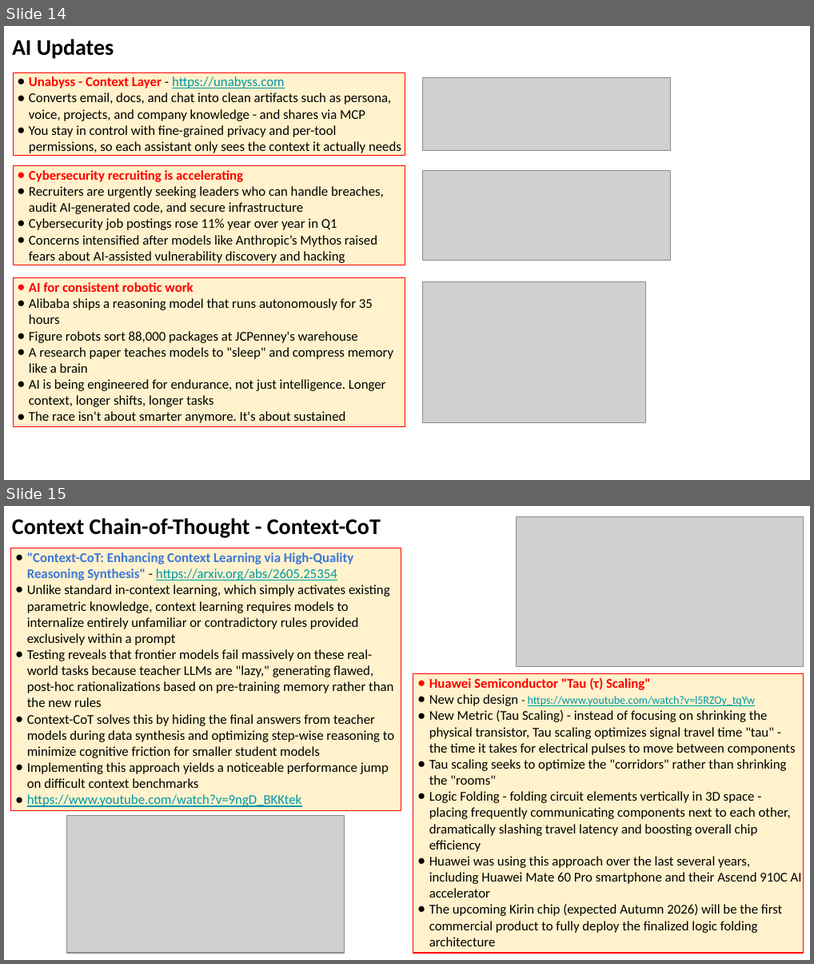
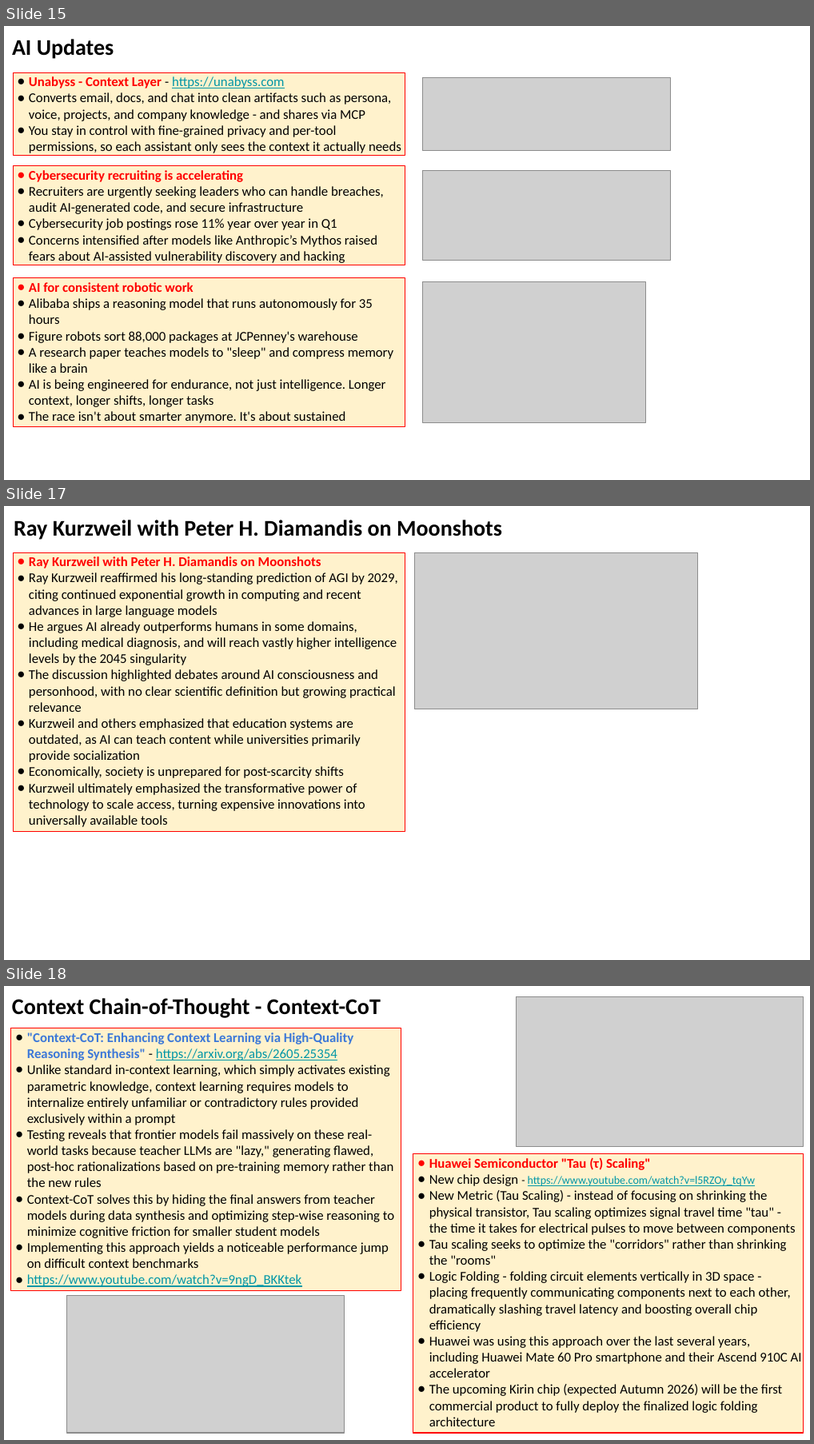
Before and after one commit to lselector/seminar, a slide deck: 2026/2026-06-05-AI-Updates.pptx. Shown one above the other, each under a label of ours: slides 14 and 15 before the commit, slides 15, 17 and 18 after it; the slides between them are not shown. The pictures are 814x964 and 814x1444 pixels, drawn with LibreOffice and Linux fonts; fonts in the diff are those of the drawing; grey boxes stand for pictures. Boxes give left, top, right and bottom in pixels: in the first picture for what was removed or moved away, otherwise in the second. Text is boxed around its words. In the diff, an @@ line names an element or a change of style, - is before the commit and + after.

```diff
--- a/2026/2026-06-05-AI-Updates.pptx
+++ b/2026/2026-06-05-AI-Updates.pptx
@@ slide 17 added at <box>4,506,810,960</box>, background #FFFFFF @@
@@ text added at <box>14,520,502,540</box>, 20 pt, text #000000, bold @@
+Ray Kurzweil with Peter H. Diamandis on Moonshots
@@ rectangle added at <box>13,552,406,831</box>, fill #FFF2CC, outline #FF0000 0.75 pt, 12 pt, text #000000 @@
+● Ray Kurzweil with Peter H. Diamandis on Moonshots
+● Ray Kurzweil reaffirmed his long-standing prediction of AGI by 2029, citing continued exponential growth in computing and recent advances in large language models
+● He argues AI already outperforms humans in some domains, including medical diagnosis, and will reach vastly higher intelligence levels by the 2045 singularity
+● The discussion highlighted debates around AI consciousness and personhood, with no clear scientific definition but growing practical relevance
+● Kurzweil and others emphasized that education systems are outdated, as AI can teach content while universities primarily provide socialization
+● Economically, society is unprepared for post-scarcity shifts
+● Kurzweil ultimately emphasized the transformative power of technology to scale access, turning expensive innovations into universally available tools
@@ picture added at <box>414,552,698,709</box> @@
@@ what was slide 14 is now slide 15 @@
@@ what was slide 15 is now slide 18 @@
```
Also in this commit, not shown: 5 slides changed, 2 other slides added.
